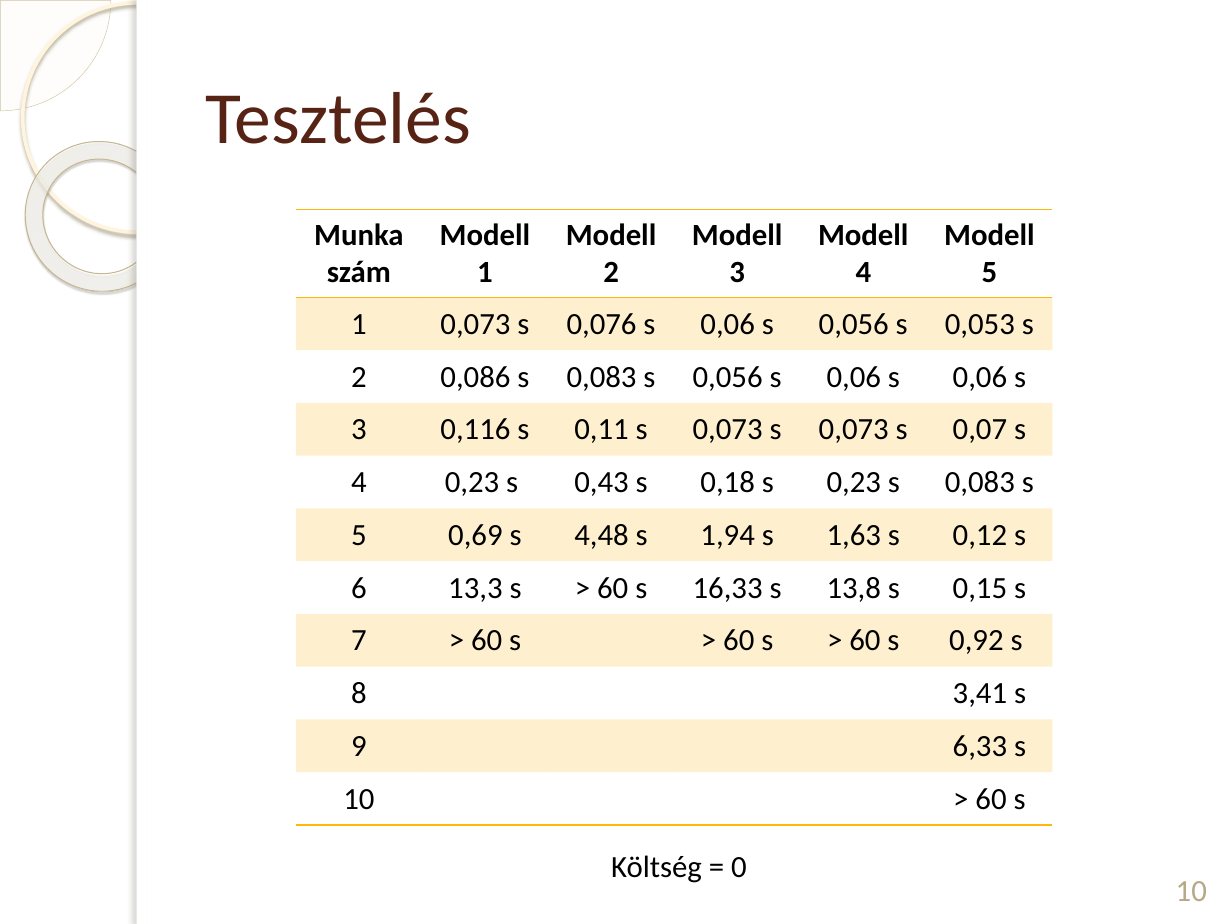
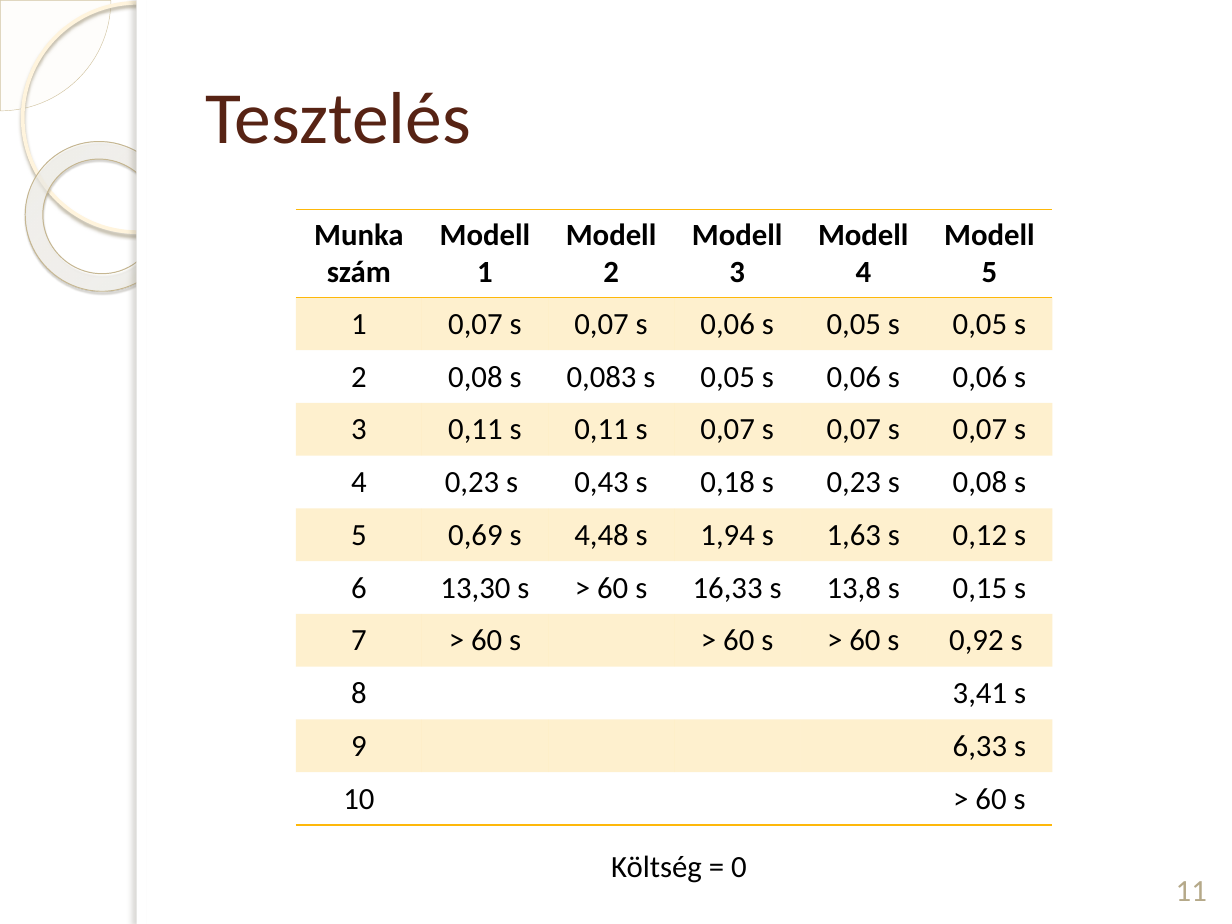
Before and after one commit to DWsbMH/LPTA-SingleStageScheduling, a slide deck: slide 11 of prezentáció/Vida Judit LPTA.pptx (slide 10 before the commit). Drawn at 1232x924 pixels with LibreOffice and Linux fonts; fonts in the diff are those of the drawing; background and template pictures are left out. Boxes give left, top, right and bottom in pixels: in the first picture for what was removed or moved away, otherwise in the second. Text is boxed around its words. In the diff, an @@ line names an element or a change of style, - is before the commit and + after.

Commit message:
0424

```diff
--- a/prezentáció/Vida Judit LPTA.pptx
+++ b/prezentáció/Vida Judit LPTA.pptx
@@ table at [296,209,1050,824] @@
-row 2: 1 | 0,073 s | 0,076 s | 0,06 s | 0,056 s | 0,053 s
+row 2: 1 | 0,07 s | 0,07 s | 0,06 s | 0,05 s | 0,05 s
-row 3, column 2: 0,086 s
+row 3, column 2: 0,08 s
-row 3, column 4: 0,056 s
+row 3, column 4: 0,05 s
-row 4: 3 | 0,116 s | 0,11 s | 0,073 s | 0,073 s | 0,07 s
+row 4: 3 | 0,11 s | 0,11 s | 0,07 s | 0,07 s | 0,07 s
-row 5, column 6: 0,083 s
+row 5, column 6: 0,08 s
-row 7, column 2: 13,3 s
+row 7, column 2: 13,30 s
@@ page number at [1176,881,1207,901]: text changed @@
-10
+11
```
Also in this commit, not shown: 9 other slides changed, 1 slide added.
